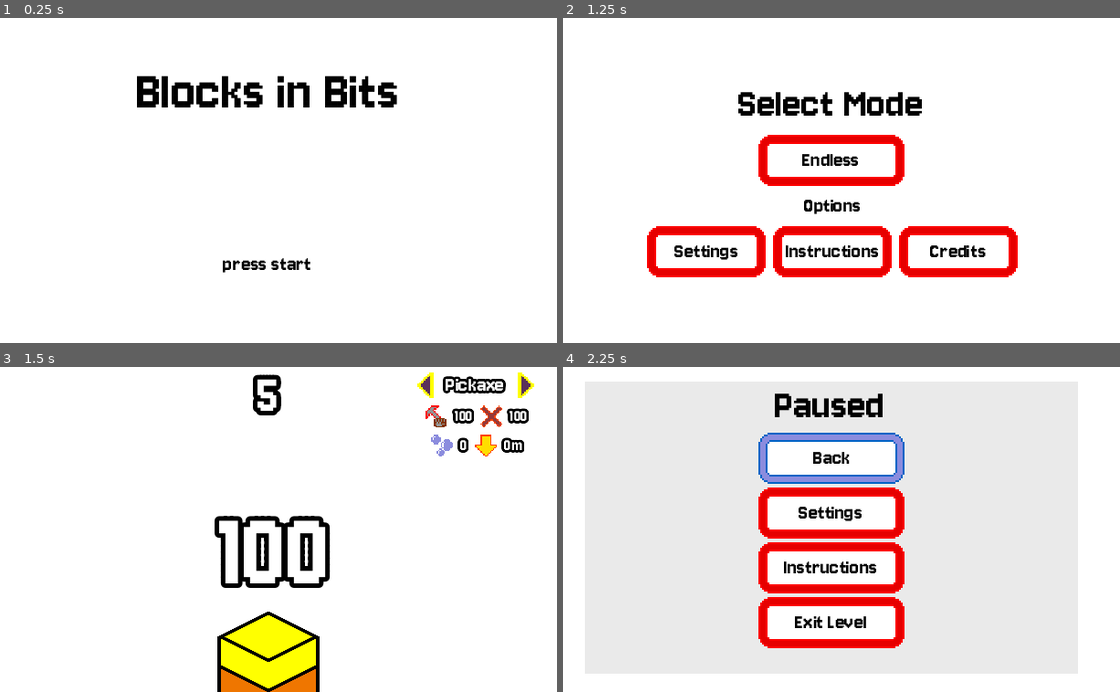
Above: before the commit, frames 1-4 (two rows, left to right).
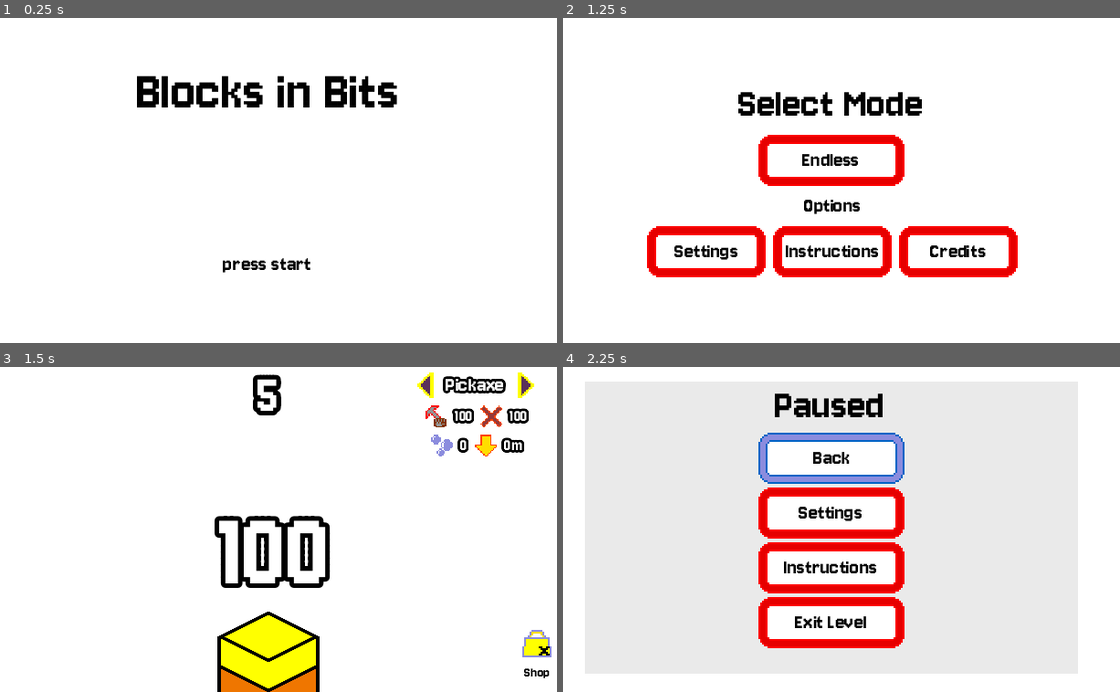
Above: after the commit, the same moments.

Repository: tfcb93/block-in-bits
Game: Godot game, scene res://Scenes/game.tscn
The game is run twice, just before and just after one commit, with the same random seed, the same clock (stepped at 60 frames per second) and the same inputs.
Inputs:
- Up to frame 1 (0.25 s): no input
- Up to frame 2 (1.25 s): tap Enter (start) at 0.5 s; hold Right (right) from 0.53 s (still down); hold Z (action) from 0.53 s (still down)
- Up to frame 3 (1.5 s): release Right (right) at 1.25 s; release Z (action) at 1.25 s; click "Endless" at 1.25 s
- Up to frame 4 (2.25 s): tap Enter (start) at 2 s; hold Left (left) from 2.03 s (still down); tap X (secondary) at 2.1 s

Frames 1-2 are identical in both runs. In frame 3, 0.4% of the frame differs, in the area x 93-100%, y 80-96%; in frame 4, nothing differs.

Commit message:
Inserts a small icon for the shop in the level

Diff:
--- a/Scenes/level.tscn
+++ b/Scenes/level.tscn
@@ -1,9 +1,11 @@
-[gd_scene load_steps=7 format=3 uid="uid://xvjacwyfgsyp"]
+[gd_scene load_steps=9 format=3 uid="uid://xvjacwyfgsyp"]
 
 [ext_resource type="Script" path="res://Scripts/level.gd" id="1_vegkm"]
 [ext_resource type="PackedScene" uid="uid://e5naf2jx66xg" path="res://Scenes/player.tscn" id="2_jowxf"]
 [ext_resource type="LabelSettings" uid="uid://bok32iv7qpijf" path="res://Resources/timer_number_label_settings.tres" id="2_k4bnx"]
+[ext_resource type="Texture2D" uid="uid://c3nodk1r6tvva" path="res://Resources/Images/bag.png" id="3_6d5i2"]
 [ext_resource type="PackedScene" uid="uid://bn2ew8s72tfs0" path="res://Scenes/shop.tscn" id="4_kfj0a"]
+[ext_resource type="LabelSettings" uid="uid://bsm7x5clu6urn" path="res://Resources/very_small_label_text.tres" id="4_xby0c"]
 [ext_resource type="PackedScene" uid="uid://cuexpb3pghlwj" path="res://Scenes/block_pile.tscn" id="5_tawtn"]
 [ext_resource type="PackedScene" uid="uid://dvkb15du2ebem" path="res://Scenes/game_over.tscn" id="6_0ftpm"]
 
@@ -34,6 +36,30 @@
 label_settings = ExtResource("2_k4bnx")
 horizontal_alignment = 1
 
+[node name="HBoxContainer" type="VBoxContainer" parent="interface"]
+anchors_preset = 3
+anchor_left = 1.0
+anchor_top = 1.0
+anchor_right = 1.0
+anchor_bottom = 1.0
+offset_left = -21.0
+offset_top = -35.0
+offset_right = -5.0
+offset_bottom = -5.0
+grow_horizontal = 0
+grow_vertical = 0
+
+[node name="TextureRect" type="TextureRect" parent="interface/HBoxContainer"]
+layout_mode = 2
+texture = ExtResource("3_6d5i2")
+stretch_mode = 3
+
+[node name="Label" type="Label" parent="interface/HBoxContainer"]
+layout_mode = 2
+text = "Shop"
+label_settings = ExtResource("4_xby0c")
+horizontal_alignment = 1
+
 [node name="Player" parent="." instance=ExtResource("2_jowxf")]
 
 [node name="Block Pile" parent="." instance=ExtResource("5_tawtn")]
Binary file added: Resources/Images/bag.png
Not shown, added: Resources/Images/bag.png.import
Binary file changed: Resources/icons.aseprite
